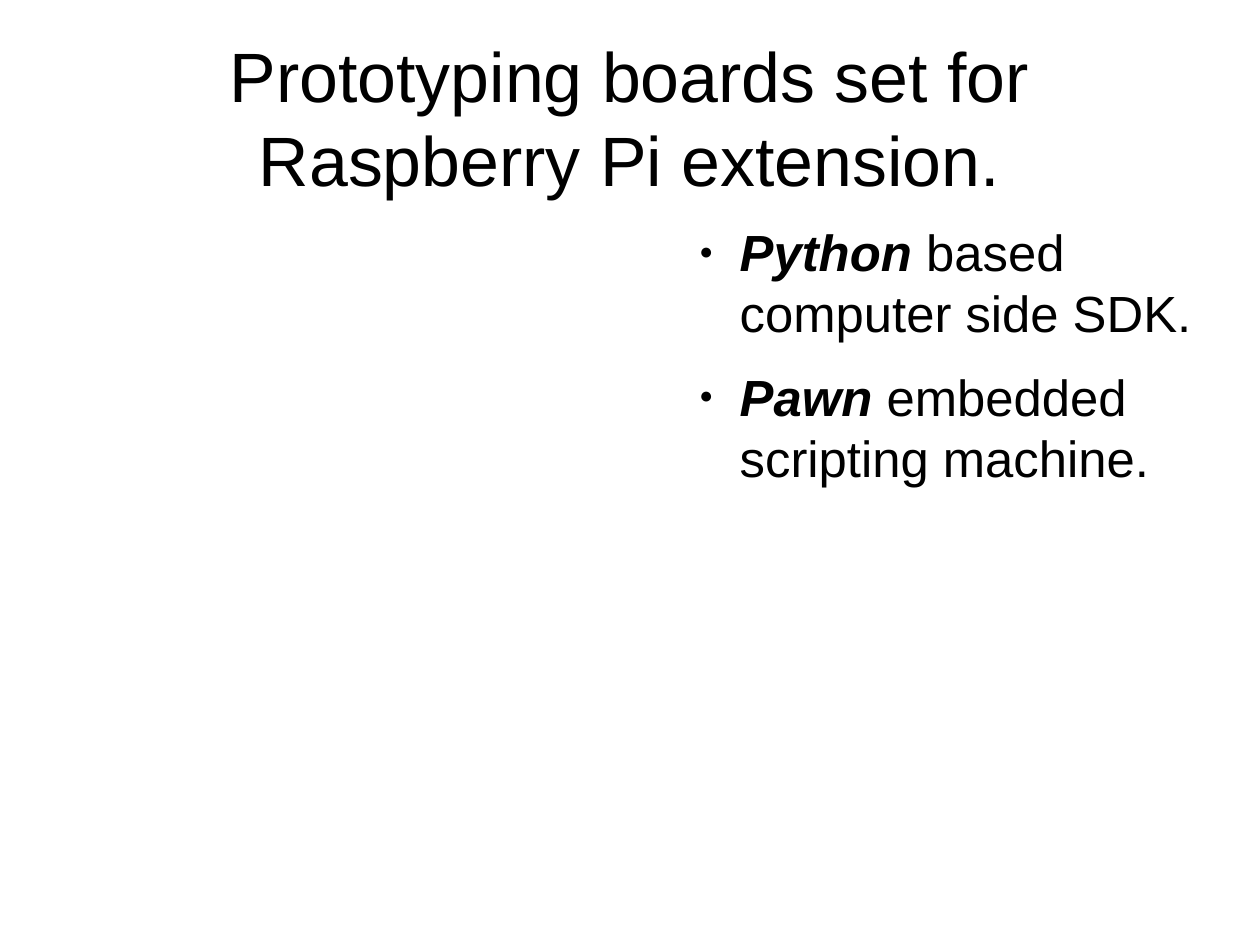
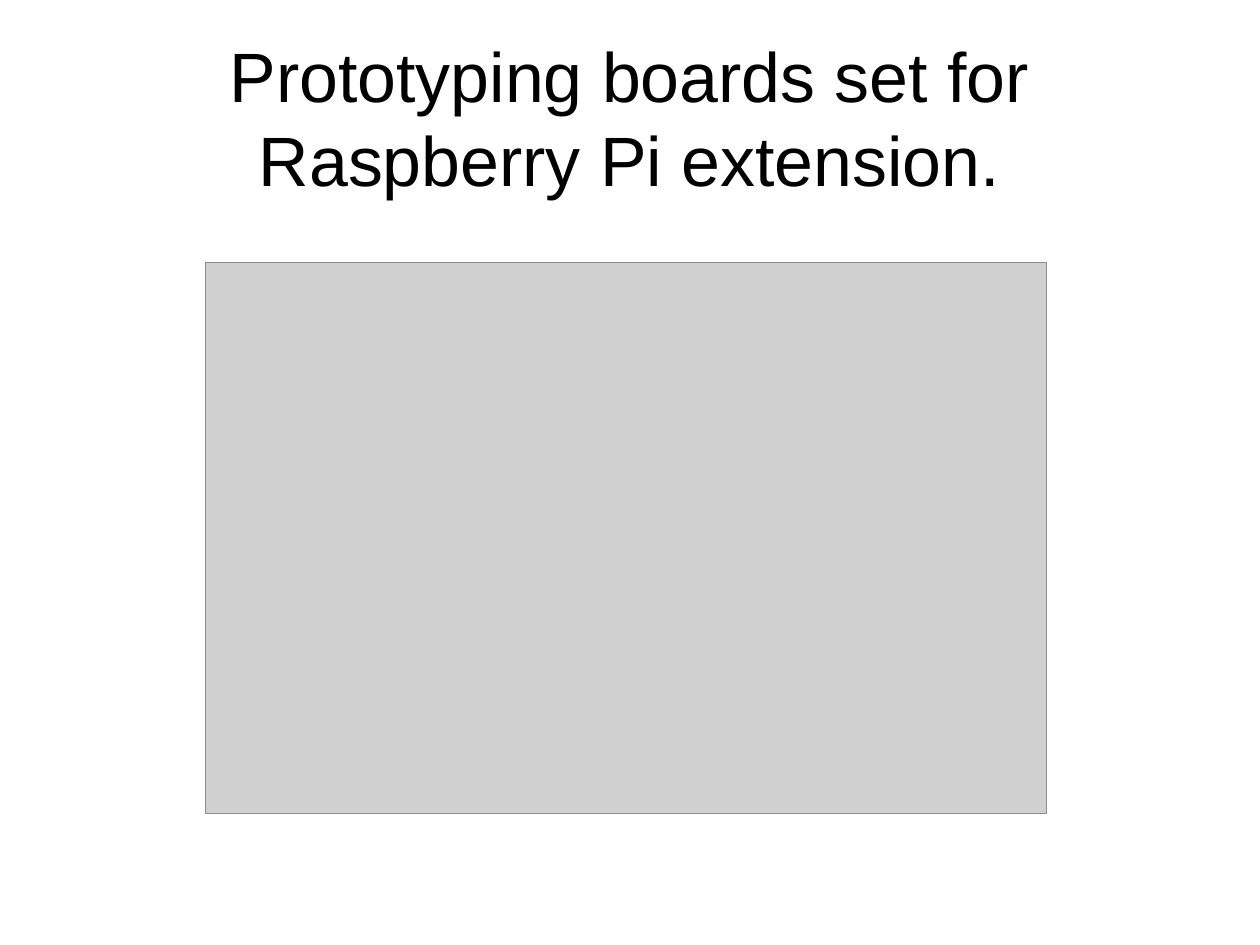
Before and after one commit to z80/mapper, a slide deck: slide 3 of docs/pres/pres.odp (slide 2 before the commit). Drawn at 1260x945 pixels with LibreOffice and Linux fonts; fonts in the diff are those of the drawing; grey boxes stand for pictures. Boxes give left, top, right and bottom in pixels: in the first picture for what was removed or moved away, otherwise in the second. Text is boxed around its words. In the diff, an @@ line names an element or a change of style, - is before the commit and + after.

```diff
--- a/docs/pres/pres.odp
+++ b/docs/pres/pres.odp
@@ text removed at (740, 234, 1192, 487) @@
-● Python based computer side SDK.
-● Pawn embedded scripting machine.
@@ picture added at (206, 263, 1047, 814) @@
```
Also in this commit, not shown: 1 other slide changed, 11 slides added, 4 other files.
